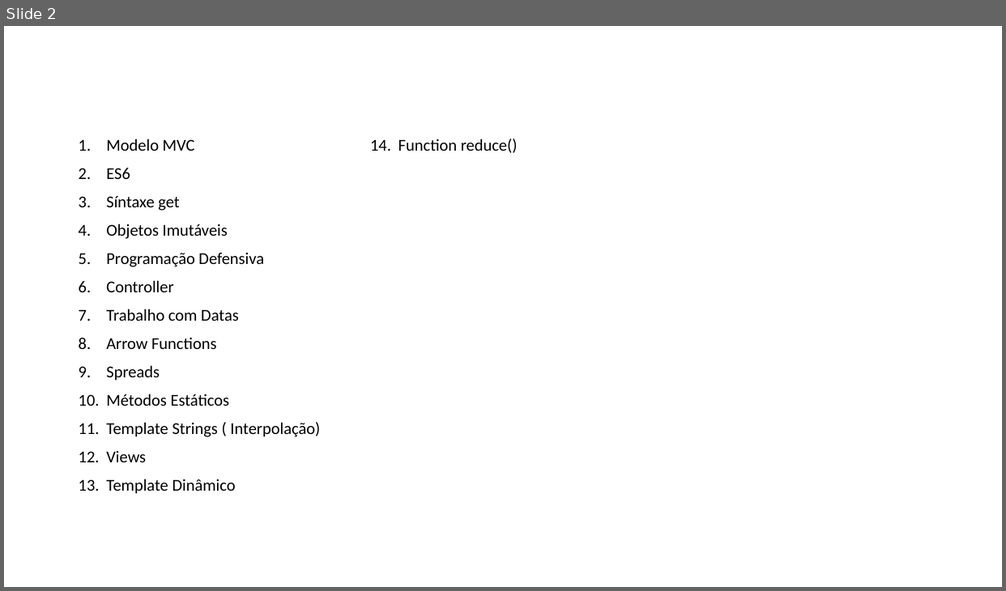
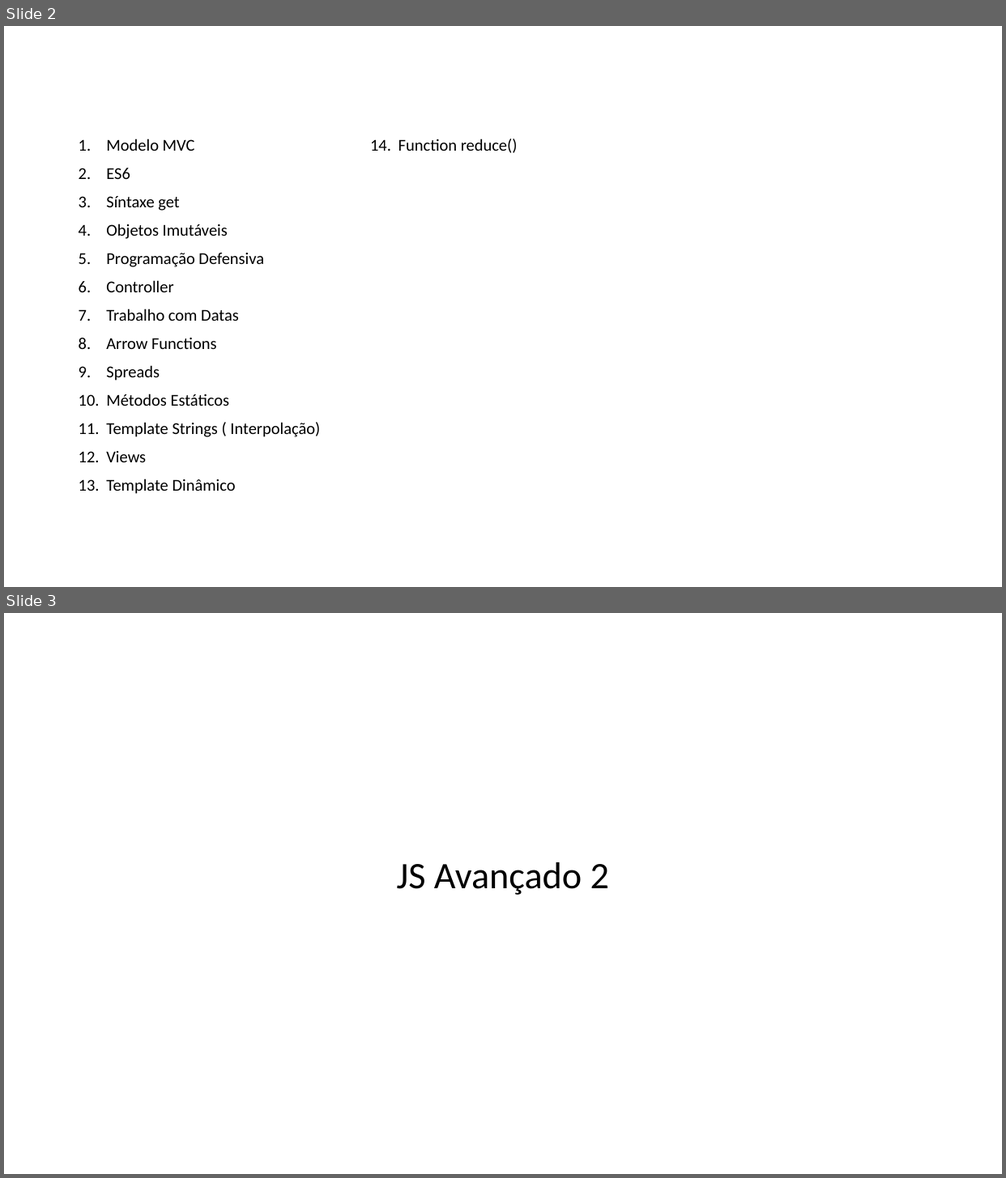
Before and after one commit to lacsousa/js-es6-oo-pp-avanc1, a slide deck: docs/JS Avançado 1-resumo.pptx. Shown one above the other, each under a label of ours: slide 2 before the commit, slides 2 and 3 after it. The pictures are 1006x591 and 1006x1178 pixels, drawn with LibreOffice and Linux fonts; fonts in the diff are those of the drawing. Boxes give left, top, right and bottom in pixels: in the first picture for what was removed or moved away, otherwise in the second. Text is boxed around its words. In the diff, an @@ line names an element or a change of style, - is before the commit and + after.

Commit message:
Atualizando Doc de resumos

```diff
--- a/docs/JS Avançado 1-resumo.pptx
+++ b/docs/JS Avançado 1-resumo.pptx
@@ slide 3 added at (x1=4, y1=613, x2=1002, y2=1174), background #FFFFFF @@
@@ title added at (x1=397, y1=862, x2=609, y2=895), 36 pt, text #000000 @@
+JS Avançado 2
```
